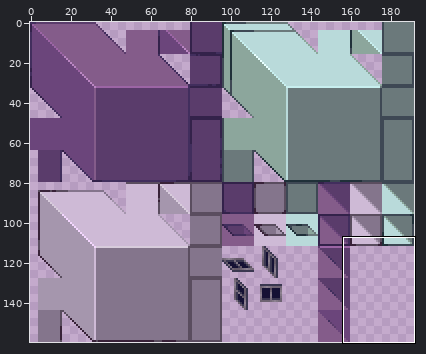
One commit to this pixel-art file: aseprite/block_world_tilemap.aseprite. Above, an overview of the earlier version with the close-up marked.
Close-up. Old version:
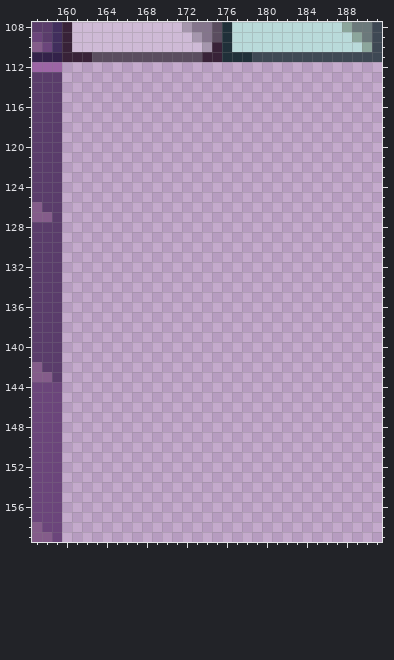
192x160 pixels, 1 frame. Colours within 5 levels of each other are drawn and written as one. Shown: x 157..191, y 108..159. The commit also changed other parts of the picture, which this record leaves out.
New version:
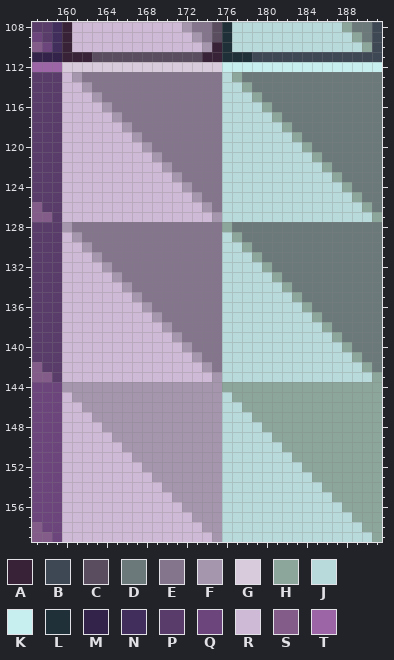
Palette (. is transparent): A #382238  B #3e4854  C #5a4d5f  D #6b797b  E #84758c  F #a596ad  G #d8ccdc  H #8ca69c  J #b9dada  K #c8efef  L #203039  M #33224a  N #412e5d  P #5a3c6b  Q #6b457b  R #cebad6  S #845c8a  T #9c65a5
The edit:
Changed rows in their new state; - is an unchanged pixel.
first column x 160:
112 GGGGGGGGGGGGGGGGKKKKKKKKKKKKKKKK
113 RFEEEEEEEEEEEEEEJHDDDDDDDDDDDDDD
114 RRFEEEEEEEEEEEEEJJHDDDDDDDDDDDDD
115 RRRFEEEEEEEEEEEEJJJHDDDDDDDDDDDD
116 RRRRFEEEEEEEEEEEJJJJHDDDDDDDDDDD
117 RRRRRFEEEEEEEEEEJJJJJHDDDDDDDDDD
118 RRRRRRFEEEEEEEEEJJJJJJHDDDDDDDDD
119 RRRRRRRFEEEEEEEEJJJJJJJHDDDDDDDD
120 RRRRRRRRFEEEEEEEJJJJJJJJHDDDDDDD
121 RRRRRRRRRFEEEEEEJJJJJJJJJHDDDDDD
122 RRRRRRRRRRFEEEEEJJJJJJJJJJHDDDDD
123 RRRRRRRRRRRFEEEEJJJJJJJJJJJHDDDD
124 RRRRRRRRRRRRFEEEJJJJJJJJJJJJHDDD
125 RRRRRRRRRRRRRFEEJJJJJJJJJJJJJHDD
126 RRRRRRRRRRRRRRFEJJJJJJJJJJJJJJHD
127 RRRRRRRRRRRRRRRFJJJJJJJJJJJJJJJH
128 FEEEEEEEEEEEEEEEHDDDDDDDDDDDDDDD
129 RFEEEEEEEEEEEEEEJHDDDDDDDDDDDDDD
130 RRFEEEEEEEEEEEEEJJHDDDDDDDDDDDDD
131 RRRFEEEEEEEEEEEEJJJHDDDDDDDDDDDD
132 RRRRFEEEEEEEEEEEJJJJHDDDDDDDDDDD
133 RRRRRFEEEEEEEEEEJJJJJHDDDDDDDDDD
134 RRRRRRFEEEEEEEEEJJJJJJHDDDDDDDDD
135 RRRRRRRFEEEEEEEEJJJJJJJHDDDDDDDD
136 RRRRRRRRFEEEEEEEJJJJJJJJHDDDDDDD
137 RRRRRRRRRFEEEEEEJJJJJJJJJHDDDDDD
138 RRRRRRRRRRFEEEEEJJJJJJJJJJHDDDDD
139 RRRRRRRRRRRFEEEEJJJJJJJJJJJHDDDD
140 RRRRRRRRRRRRFEEEJJJJJJJJJJJJHDDD
141 RRRRRRRRRRRRRFEEJJJJJJJJJJJJJHDD
142 RRRRRRRRRRRRRRFEJJJJJJJJJJJJJJHD
143 RRRRRRRRRRRRRRRFJJJJJJJJJJJJJJJH
144 FFFFFFFFFFFFFFFFHHHHHHHHHHHHHHHH
145 RFFFFFFFFFFFFFFFJHHHHHHHHHHHHHHH
146 RRFFFFFFFFFFFFFFJJHHHHHHHHHHHHHH
147 RRRFFFFFFFFFFFFFJJJHHHHHHHHHHHHH
148 RRRRFFFFFFFFFFFFJJJJHHHHHHHHHHHH
149 RRRRRFFFFFFFFFFFJJJJJHHHHHHHHHHH
150 RRRRRRFFFFFFFFFFJJJJJJHHHHHHHHHH
151 RRRRRRRFFFFFFFFFJJJJJJJHHHHHHHHH
152 RRRRRRRRFFFFFFFFJJJJJJJJHHHHHHHH
153 RRRRRRRRRFFFFFFFJJJJJJJJJHHHHHHH
154 RRRRRRRRRRFFFFFFJJJJJJJJJJHHHHHH
155 RRRRRRRRRRRFFFFFJJJJJJJJJJJHHHHH
156 RRRRRRRRRRRRFFFFJJJJJJJJJJJJHHHH
157 RRRRRRRRRRRRRFFFJJJJJJJJJJJJJHHH
158 RRRRRRRRRRRRRRFFJJJJJJJJJJJJJJHH
159 RRRRRRRRRRRRRRRFJJJJJJJJJJJJJJJH
Boxes around the changes in both close-ups, in picture pixels (x1, y1, x2, y2):
added: (62, 62, 382, 542)
